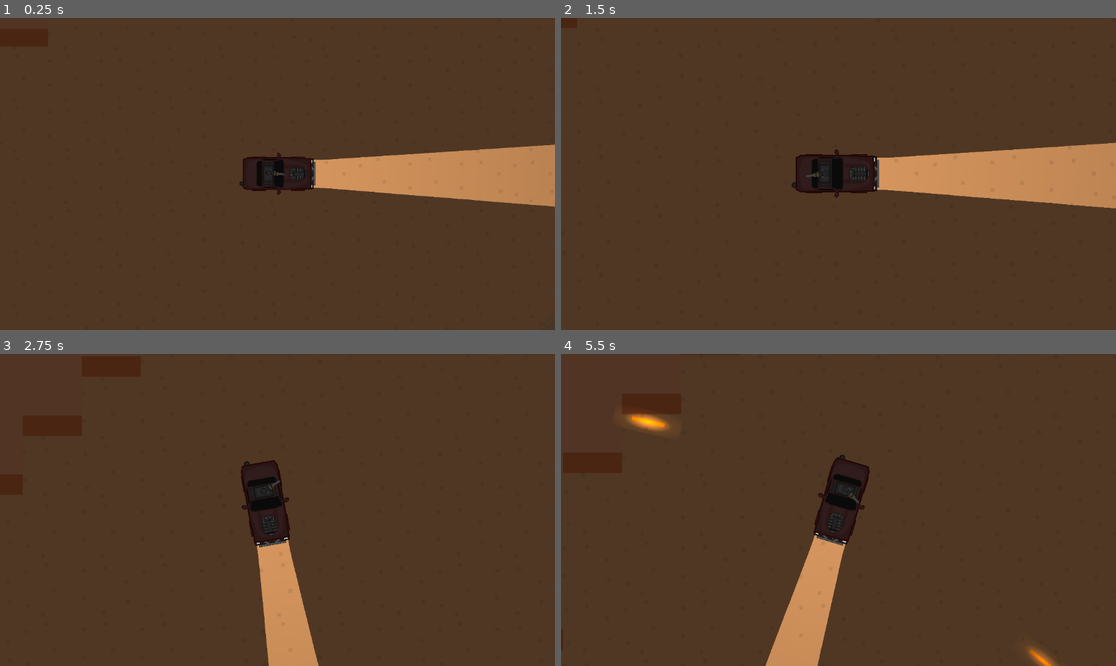
Above: before the commit, frames 1-4 (two rows, left to right).
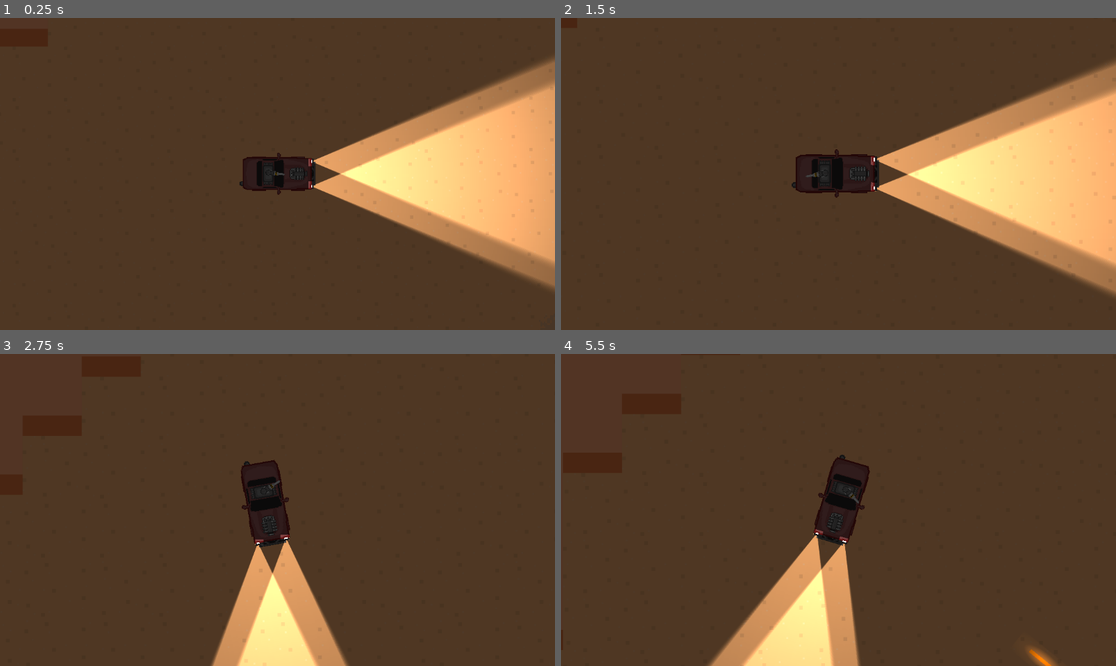
Above: after the commit, the same moments.

Repository: Luminescent-Cheese/untitled-car-game
Game: Godot game, scene res://test_scene.tscn
Same seed, same stepped clock (60 frames per second), same inputs: the game is played once before the commit and once after it.
Inputs (mouse positions are in pixels of both pictures, inside the frame that each line leads up to):
- Up to frame 1 (0.25 s): no input
- Up to frame 2 (1.5 s): move the mouse to (960, 158) at 0.52 s; press the mouse at (960, 158) at 0.53 s; hold D (right) 0.53-1.28 s; move the mouse to (727, 189) at 1.27 s; release the mouse at (727, 189) at 1.28 s; hold S (reverse) from 1.28 s (still down); click (727, 189) at 1.35 s
- Up to frame 3 (2.75 s): move the mouse to (333, 441) at 2.02 s; release S (reverse) at 2.03 s; press the mouse at (333, 441) at 2.03 s; hold D (right) from 2.03 s (still down)
- Up to frame 4 (5.5 s): move the mouse to (810, 572) at 2.77 s; release D (right) at 2.78 s; release the mouse at (810, 572) at 2.78 s; hold W (accelerate) 2.78-3.53 s; click (810, 572) at 2.85 s; move the mouse to (1005, 556) at 3.52 s; press the mouse at (1005, 556) at 3.53 s; hold A (left) 3.53-5.03 s; move the mouse to (672, 463) at 4.27 s; release the mouse at (672, 463) at 4.28 s; click (672, 463) at 4.35 s; move the mouse to (866, 510) at 5.02 s; press the mouse at (866, 510) at 5.03 s; hold S (reverse) from 5.03 s (still down)

The runs differ from the first frame. In frame 1, 18% of the frame differs, in the area x 55-100%, y 12-88%; in frame 2, 18%, in the area x 55-100%, y 13-90%; in frame 3, 5.0%; in frame 4, 6.4%.

Commit message:
Made headlights slightly rotate to the direction your facing

Diff:
--- a/Car/car.tscn
+++ b/Car/car.tscn
@@ -6,7 +6,7 @@
 [ext_resource type="Curve" uid="uid://byc3adyh7rdcs" path="res://Car/cameraScale.tres" id="3_kky2y"]
 [ext_resource type="Texture2D" uid="uid://cosmr0jvp5fch" path="res://Car/NewCar (3) (1).png" id="4_6w75b"]
 [ext_resource type="PackedScene" uid="uid://eyteytkq2ruo" path="res://Gun/roof_gun.tscn" id="5_pvss3"]
-[ext_resource type="Texture2D" uid="uid://dc7id4jjyxrl8" path="res://Car/gradientTriangleLight.png" id="7_6w75b"]
+[ext_resource type="Script" uid="uid://cdvhgselvc4qs" path="res://Car/headlights.gd" id="8_3xtxf"]
 
 [sub_resource type="CapsuleShape2D" id="CapsuleShape2D_k61xc"]
 radius = 52.0
@@ -17,6 +17,18 @@
 
 [sub_resource type="RectangleShape2D" id="RectangleShape2D_06lh1"]
 size = Vector2(23, 99)
+
+[sub_resource type="Gradient" id="Gradient_3xtxf"]
+offsets = PackedFloat32Array(0, 0.652291)
+colors = PackedColorArray(1, 1, 1, 1, 0, 0, 0, 1)
+
+[sub_resource type="GradientTexture2D" id="GradientTexture2D_bmgum"]
+gradient = SubResource("Gradient_3xtxf")
+fill = 1
+fill_from = Vector2(0.504274, 0.5)
+
+[sub_resource type="OccluderPolygon2D" id="OccluderPolygon2D_kky2y"]
+polygon = PackedVector2Array(-3.00002, -4.99999, -4, -1.00002, -4.00001, 2.99998, 3.99999, 3.00002, 4, -0.999985, 2.99998, -5.00002, 15, -5.00006, 15, 0.45578, 15, 10.9999, -8.99996, 11, -9.00002, -4.99997)
 
 [node name="Car" type="CharacterBody2D"]
 collision_mask = 3
@@ -88,11 +100,33 @@
 [node name="RoofGun" parent="." instance=ExtResource("5_pvss3")]
 position = Vector2(-29, 0)
 
-[node name="HeadLights" type="PointLight2D" parent="."]
-position = Vector2(1979, 29)
+[node name="Headlights" type="Node2D" parent="."]
+position = Vector2(105, -39)
 rotation = 1.5708
-scale = Vector2(0.653149, 3.66049)
-texture = ExtResource("7_6w75b")
+script = ExtResource("8_3xtxf")
+
+[node name="HeadLights" type="PointLight2D" parent="Headlights"]
+shadow_enabled = true
+shadow_filter = 2
+texture = SubResource("GradientTexture2D_bmgum")
+texture_scale = 50.0
+
+[node name="HeadLights2" type="PointLight2D" parent="Headlights"]
+position = Vector2(77, -0.000282288)
+shadow_enabled = true
+shadow_filter = 2
+texture = SubResource("GradientTexture2D_bmgum")
+texture_scale = 50.0
+
+[node name="LightOccluder2D" type="LightOccluder2D" parent="Headlights"]
+position = Vector2(-7.62939e-06, -2)
+occluder = SubResource("OccluderPolygon2D_kky2y")
+
+[node name="LightOccluder2D2" type="LightOccluder2D" parent="Headlights"]
+position = Vector2(77, -2.00028)
+rotation = 3.14159
+scale = Vector2(1, -1)
+occluder = SubResource("OccluderPolygon2D_kky2y")
 
 [connection signal="body_entered" from="frontCollision" to="." method="_on_front_collision_body_entered"]
 [connection signal="body_exited" from="frontCollision" to="." method="_on_front_collision_body_exited"]
--- /dev/null
+++ b/Car/headlights.gd
@@ -0,0 +1,17 @@
+extends Node2D
+#turns headlights in direction car is turning
+@onready var leftHeadlight = $LightOccluder2D
+@onready var rightHeadlight = $LightOccluder2D2
+
+func _physics_process(delta: float) -> void:
+	var headlightTween = get_tree().create_tween()
+	headlightTween.set_parallel(true)
+	if Input.is_action_pressed("left"):
+		headlightTween.tween_property(leftHeadlight,"rotation",deg_to_rad(-10), .2)
+		headlightTween.tween_property(rightHeadlight,"rotation",deg_to_rad(170), .2)
+	elif Input.is_action_pressed("right"):
+		headlightTween.tween_property(leftHeadlight,"rotation",deg_to_rad(10), .2)
+		headlightTween.tween_property(rightHeadlight,"rotation",deg_to_rad(190), .2)
+	else:
+		headlightTween.tween_property(leftHeadlight,"rotation",0, .2)
+		headlightTween.tween_property(rightHeadlight,"rotation",deg_to_rad(180), .2)
--- a/bullets/bullets.gd
+++ b/bullets/bullets.gd
@@ -18,3 +18,7 @@
 
 func _on_seen_in_timer_timeout() -> void:
 	visible = true
+
+
+func _on_detect_collision_body_entered(body: Node2D) -> void:
+	queue_free()
--- a/bullets/bullets.tscn
+++ b/bullets/bullets.tscn
@@ -15,6 +15,10 @@
 gradient = SubResource("Gradient_imifd")
 fill = 1
 fill_from = Vector2(0.491453, 0.478632)
+
+[sub_resource type="CapsuleShape2D" id="CapsuleShape2D_bhot2"]
+radius = 9.0
+height = 54.075
 
 [node name="Bullets" type="CharacterBody2D"]
 collision_layer = 4
@@ -46,5 +50,15 @@
 one_shot = true
 autostart = true
 
+[node name="DetectCollision" type="Area2D" parent="."]
+scale = Vector2(2.92187, 1)
+collision_layer = 4
+collision_mask = 2
+
+[node name="CollisionShape2D" type="CollisionShape2D" parent="DetectCollision"]
+rotation = 1.5708
+shape = SubResource("CapsuleShape2D_bhot2")
+
 [connection signal="timeout" from="bulletActiveTime" to="." method="_on_bullet_active_time_timeout"]
 [connection signal="timeout" from="SeenInTimer" to="." method="_on_seen_in_timer_timeout"]
+[connection signal="body_entered" from="DetectCollision" to="." method="_on_detect_collision_body_entered"]
Not shown: 1 places in Car/car.tscn that only renumber resources
Not shown, added: Car/headlights.gd.uid
Not shown: 1 places in bullets/bullets.tscn that only renumber resources
